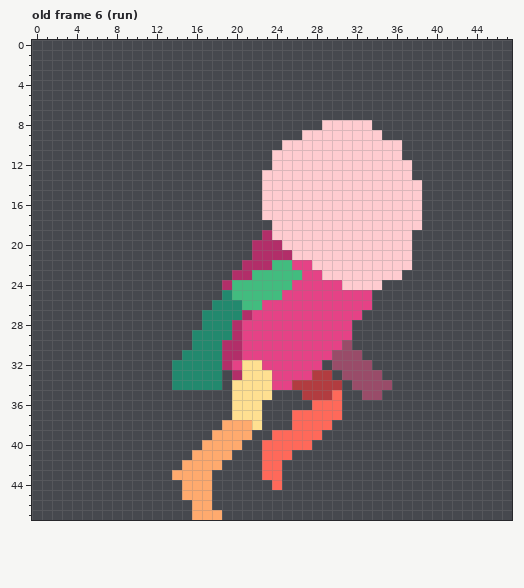
Pixel-art file: graphics/player.aseprite. Above, as it was before the edit.
48x48 pixels, 35 frames. Shown: old frame 6 (run). The commit also changed other frames, which this record leaves out.
Once edited:
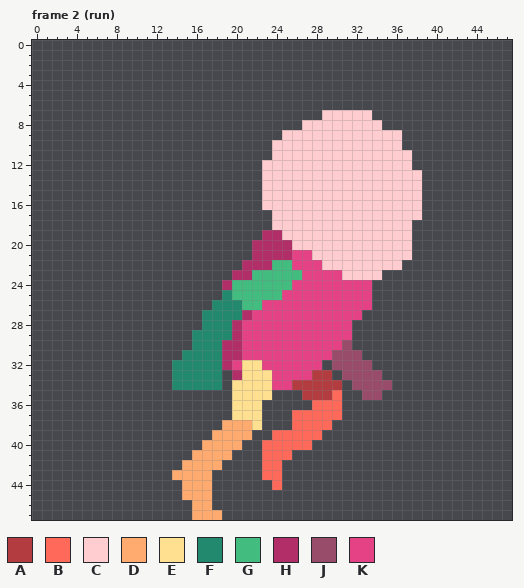
Palette (. is transparent): A #b23c40  B #ff695a  C #ffccd0  D #ffaa6e  E #ffe091  F #22896e  G #42bc7f  H #b22e69  J #994c69  K #e54286
A new or re-ordered frame is compared with the old frame closest to it.
The commit says: Update player jump animation
Difference:
frames re-ordered
Frame 2 (run) against old frame 6 (run), layer "head":
y 7: x 29..33 ..... -> CCCCC
y 8: x 27..28 .. -> CC; x 34 . -> C
y 9: x 25..26 .. -> CC; x 35..36 .. -> CC
y 10: x 24 . -> C
y 11: x 37 . -> C
y 12: x 23 . -> C
y 13: x 38 . -> C
y 17: x 23 C -> .
y 18: x 38 C -> .
y 19: x 24 C -> H
y 20: x 25 C -> H
y 21: x 26..27 CC -> KK
y 22: x 28 C -> K; x 37 C -> .
y 23: x 29..30 CC -> KK; x 35..36 CC -> ..
y 24: x 31..34 CCCC -> KKK.
Boxes around the changes in both pictures, in picture pixels (x1, y1, x2, y2):
changed: (262, 110, 422, 290)
